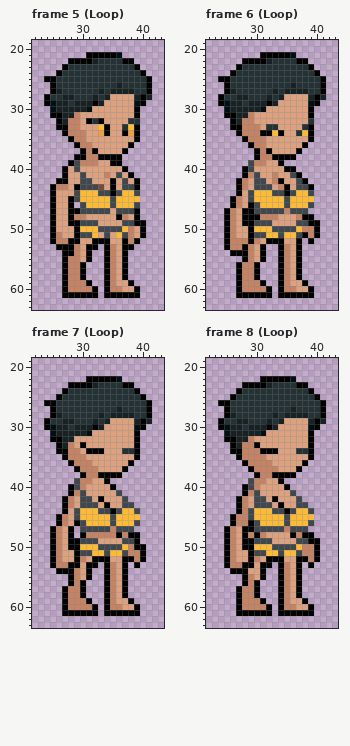
Pixel-art file -- NPC/Sasha.ase. Above is the file before it was changed.
64x64 pixels, 18 frames. Colours within 5 levels of each other are drawn and written as one. Shown: frame 5 (Loop): x 22..43, y 19..63; frame 6 (Loop): x 22..43, y 19..63; frame 7 (Loop): x 22..43, y 19..63; frame 8 (Loop): x 22..43, y 19..63. The commit also changed other frames, which this record leaves out.
Once edited:
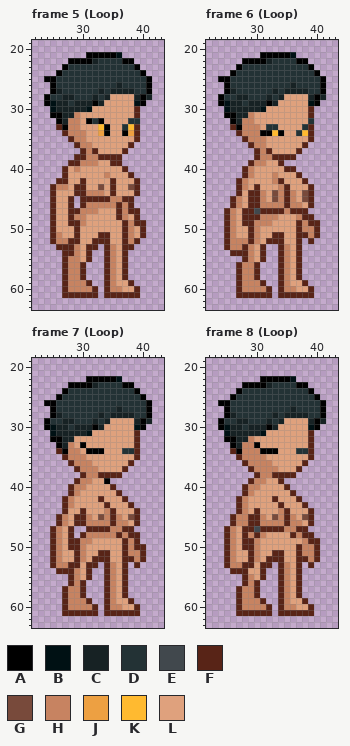
Palette (. is transparent): A #000000  B #001114  C #172224  D #233235  E #41484d  F #582417  G #784a3b  H #c78361  J #eda042  K #ffba30  L #dfa17d
From old to new:
layer "Clothes" now hidden
Frame 5 (Loop):
y 30..31: x 39 A -> F
y 33: x 26 A -> F; x 39 A -> F
y 34: x 27 A -> F; x 39 A -> F
y 35: x 28 A -> F; x 39 A -> F
y 36: x 29 A -> F; x 38 A -> F
y 37: x 30 A -> F; x 32 A -> F; x 37 A -> F
y 38: x 29..30 AA -> FF; x 33..36 AAAA -> FFFF
y 39: x 28..29 AE -> FF; x 35..36 AA -> FF
y 40: x 27 A -> F; x 29 E -> H; x 37 A -> F
y 41: x 27 A -> F; x 30 E -> L; x 36 E -> L; x 38 A -> F
y 42: x 26..27 AA -> FF; x 30..31 EE -> FL; x 35 A -> F; x 37 E -> L; x 39 A -> F
y 43: x 25 A -> F; x 29..32 AEEE -> FFLL; x 35 A -> F; x 37..39 EEA -> LGF
y 44: x 25 A -> F; x 29..39 EKKKEEAEKKE -> FFHHHLFLLLF
y 45: x 25 A -> F; x 28..39 AEKKKKKEKKKK -> F.FFFFFHHFF.
y 46: x 25 A -> F; x 28 A -> F; x 30..39 EKKKKEKKKE -> FHHHHHFHF.
y 47: x 25 A -> F; x 28..34 AAEEEEE -> FFHHHLL; x 36..39 EEEA -> FHFF
y 48: x 25 A -> F; x 28 A -> F; x 36 A -> F; x 39 A -> F
y 49: x 25 A -> F; x 28..32 AAEEE -> FFHLL; x 37..40 EEAA -> FHFF
y 50: x 25 A -> F; x 29..37 AKKKEEEEK -> FLLLLLLLF; x 40 A -> F
y 51: x 25 A -> F; x 29..34 AEEKLE -> FLLLFF; x 36..37 KE -> LF; x 40 A -> F
y 52: x 25 A -> F; x 28..29 AA -> FF; x 32..34 AAA -> FFF; x 37 A -> F; x 39 A -> F
y 53: x 26..28 AAA -> FFF; x 31..32 AA -> FF; x 34 A -> F; x 37..38 AA -> FF
y 54: x 27..28 AA -> FF; x 31 A -> F; x 34 A -> F; x 37 A -> F
y 55: x 27 A -> F; x 31 A -> F; x 34 A -> F; x 37 A -> F
y 56..58: x 27 A -> F; x 30 A -> F; x 34 A -> F; x 37 A -> F
y 59: x 27 A -> F; x 31 A -> F; x 34 A -> F; x 38 A -> F
y 60: x 27 A -> F; x 32 A -> F; x 34 A -> F; x 39 A -> F
y 61: x 27..32 AAAAAA -> FFFFFF; x 34..39 AAAAAA -> FFFFFF
Frame 6 (Loop):
y 30..31: x 39 A -> F
y 33: x 26 A -> F; x 39 A -> F
y 34: x 27 A -> F; x 39 A -> F
y 35: x 28 A -> F; x 39 A -> F
y 36: x 29 A -> F; x 38 A -> F
y 37: x 30 A -> F; x 32 A -> F; x 37 A -> F
y 38: x 30 A -> F; x 33..36 AAAA -> FFFF
y 39: x 29 E -> F; x 34 A -> F
y 40: x 28..29 AE -> FH; x 35..36 AA -> FF
y 41: x 28 A -> F; x 30 E -> L; x 36..37 EA -> LF
y 42: x 27 A -> F; x 30..31 EE -> LL; x 34 A -> F; x 37..38 EA -> LF
y 43: x 27 A -> F; x 30..32 EEE -> FLL; x 35 A -> F; x 37..39 EEA -> LLF
y 44: x 27 A -> F; x 29..39 EKKKEEAEKKE -> FFHLGHFHLGF
y 45: x 26 A -> F; x 29..39 EKKKKKEKKKK -> FFHLGHFHLGF
y 46: x 26 A -> F; x 29..39 AEKKKKEKKKE -> FFHHHHFHHLF
y 47: x 25 A -> F; x 28..29 AA -> FF; x 31..34 EEEE -> FFFF; x 36..38 EEE -> FFF
y 48: x 25 A -> F; x 28..30 AAA -> FFF; x 38..39 AA -> FF
y 49: x 25 A -> F; x 28..32 AAEEE -> FFHHH; x 37..40 EEAA -> FHFF
y 50: x 25 A -> F; x 29..37 AKKKEEEEK -> FHLLLLLLF; x 40 A -> F
y 51: x 25 A -> F; x 29..38 AEEKKEKKEA -> FHLLFFLLFF; x 40 A -> F
y 52: x 25 A -> F; x 29 A -> F; x 32..34 AAA -> FFF; x 37 A -> F; x 39 A -> F
y 53: x 25 A -> F; x 28 A -> F; x 31 A -> F; x 34 A -> F; x 37 A -> F
y 54: x 26..28 AAA -> FFF; x 31 A -> F; x 34 A -> F; x 37 A -> F
y 55: x 28 A -> F; x 31 A -> F; x 34 A -> F; x 37 A -> F
y 56..58: x 27 A -> F; x 30 A -> F; x 34 A -> F; x 37 A -> F
y 59: x 27 A -> F; x 31 A -> F; x 34 A -> F; x 38 A -> F
y 60: x 27 A -> F; x 32 A -> F; x 34 A -> F; x 39 A -> F
y 61: x 27..32 AAAAAA -> FFFFFF; x 34..39 AAAAAA -> FFFFFF
Frame 7 (Loop):
y 31..33: x 39 A -> F
y 34: x 26 A -> F; x 39 A -> F
y 35: x 27 A -> F; x 39 A -> F
y 36: x 28 A -> F; x 38 A -> F
y 37: x 29 A -> F; x 37 A -> F
y 38: x 30 A -> F; x 33..36 AAAA -> FFFF
y 39: x 29 E -> F
y 40: x 28..29 AE -> FH; x 35 A -> F
y 41: x 28 A -> F; x 30 E -> L; x 36 E -> F
y 42: x 27 A -> F; x 30..31 EE -> LL; x 33 A -> F; x 37 E -> F
y 43: x 27 A -> F; x 30..32 EEE -> LLL; x 34 A -> F; x 37..38 EE -> LF
y 44: x 27 A -> F; x 29..39 EKKKEEAEKKE -> LFLLLHFLLLF
y 45: x 26 A -> F; x 29..39 EKKKKKEKKKK -> FFHLGHFHLGF
y 46: x 26 A -> F; x 29..39 AEKKKKEKKKE -> FFHHHHFHHLF
y 47: x 25 A -> F; x 28 A -> F; x 30..34 EEEEE -> .FFFF; x 36..38 EEE -> HFF
y 48: x 25 A -> F; x 28 A -> F; x 30 A -> F; x 36 A -> F; x 38..39 AA -> FF
y 49: x 25 A -> F; x 28..32 AAEEE -> FFHHL; x 37..39 EEA -> FHF
y 50: x 25 A -> F; x 28..37 AAKKKEEEEK -> FFHLLLLLLF; x 39..40 AA -> FF
y 51: x 25 A -> F; x 29..37 AEEKKEKKE -> FHLLFFLLF; x 40 A -> F
y 52: x 25 A -> F; x 29 A -> F; x 32..34 AAA -> FFF; x 37..38 AA -> FF; x 40 A -> F
y 53: x 25 A -> F; x 28..29 AA -> FF; x 31..32 AA -> FF; x 34 A -> F; x 37 A -> F; x 39 A -> F
y 54: x 26..28 AAA -> FFF; x 31 A -> F; x 34 A -> F; x 37 A -> F
y 55: x 28 A -> F; x 31 A -> F; x 34 A -> F; x 37 A -> F
y 56: x 28 A -> F; x 30 A -> F; x 34 A -> F; x 37 A -> F
y 57..58: x 27 A -> F; x 30 A -> F; x 34 A -> F; x 37 A -> F
y 59: x 27 A -> F; x 31 A -> F; x 34 A -> F; x 38 A -> F
y 60: x 27 A -> F; x 32 A -> F; x 34 A -> F; x 39 A -> F
y 61: x 27..32 AAAAAA -> FFFFFF; x 34..39 AAAAAA -> FFFFFF
Frame 8 (Loop):
y 31..33: x 39 A -> F
y 34: x 26 A -> F; x 39 A -> F
y 35: x 27 A -> F; x 39 A -> F
y 36: x 28 A -> F; x 38 A -> F
y 37: x 29 A -> F; x 37 A -> F
y 38: x 30 A -> F; x 33..36 AAAA -> FFFF
y 39: x 29 E -> F; x 34 A -> F
y 40: x 28..29 AE -> FH; x 35 A -> F
y 41: x 28 A -> F; x 30 E -> L; x 36 E -> F
y 42: x 27 A -> F; x 30..31 EE -> LL; x 33 A -> F; x 37 E -> F
y 43: x 27 A -> F; x 30..32 EEE -> LLL; x 34 A -> F; x 37..38 EE -> LF
y 44: x 27 A -> F; x 29..39 EKKKEEAEKKE -> LFLLLHFLLLF
y 45: x 26 A -> F; x 29..39 EKKKKKEKKKK -> FFHLGHFHLGF
y 46: x 26 A -> F; x 29..39 AEKKKKEKKKE -> FFHHHHFHHLF
y 47: x 25 A -> F; x 28..29 AA -> FF; x 31..34 EEEE -> FFFF; x 36..38 EEE -> HFF
y 48: x 25 A -> F; x 28 A -> F; x 30 A -> F; x 36 A -> F; x 38..39 AA -> FF
y 49: x 25 A -> F; x 28..32 AAEEE -> FFHLL; x 37..40 EEAA -> LHFF
y 50: x 25 A -> F; x 28..37 AAKKKEEEEK -> FFHLLLLLLF; x 40 A -> F
y 51: x 25 A -> F; x 29..37 AEEKKEKKE -> FHLLFFLLF; x 40 A -> F
y 52: x 25 A -> F; x 29 A -> F; x 32..34 AAA -> FFF; x 37..38 AA -> FF; x 40 A -> F
y 53: x 25 A -> F; x 28..29 AA -> FF; x 31..32 AA -> FF; x 34 A -> F; x 37 A -> F; x 39 A -> F
y 54: x 26..28 AAA -> FFF; x 31 A -> F; x 34 A -> F; x 37 A -> F
y 55: x 28 A -> F; x 31 A -> F; x 34 A -> F; x 37 A -> F
y 56: x 28 A -> F; x 30 A -> F; x 34 A -> F; x 37 A -> F
y 57..58: x 27 A -> F; x 30 A -> F; x 34 A -> F; x 37 A -> F
y 59: x 27 A -> F; x 31 A -> F; x 34 A -> F; x 38 A -> F
y 60: x 27 A -> F; x 32 A -> F; x 34 A -> F; x 39 A -> F
y 61: x 27..32 AAAAAA -> FFFFFF; x 34..39 AAAAAA -> FFFFFF
Boxes around the changes in both pictures, in picture pixels (x1, y1, x2, y2):
changed: (50, 106, 146, 298)
changed: (224, 106, 320, 298)
changed: (50, 430, 146, 616)
changed: (224, 430, 320, 616)
